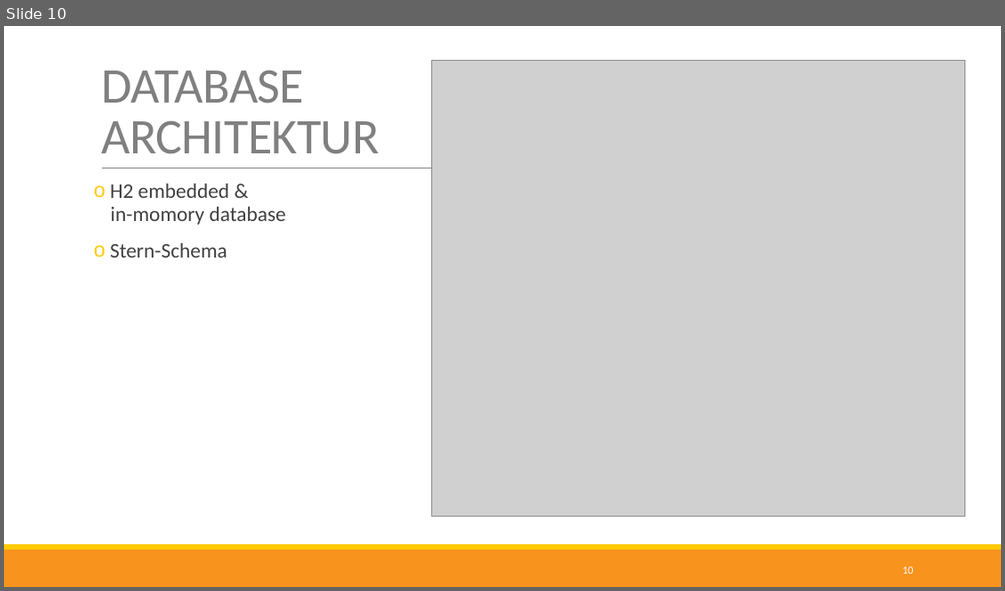
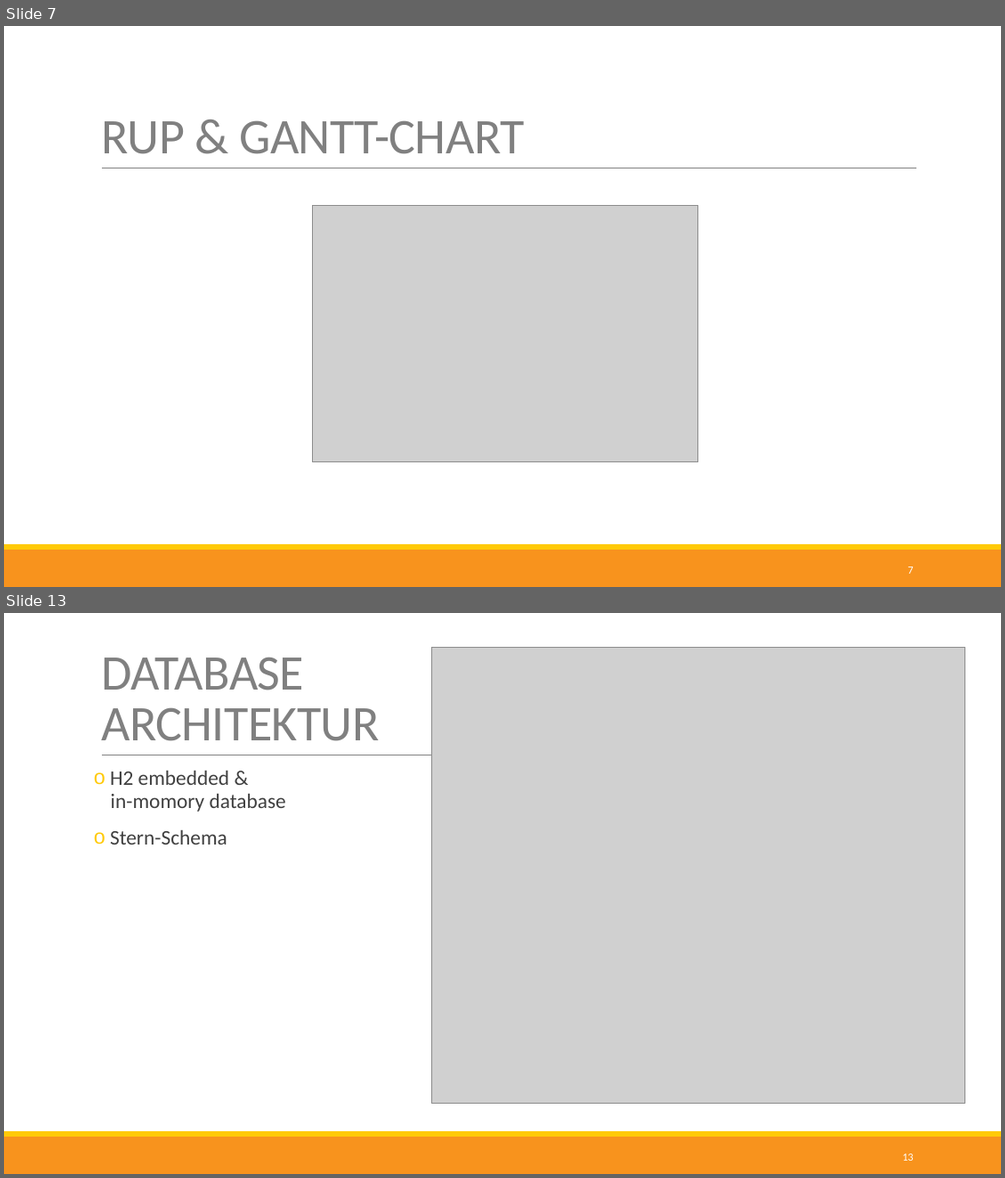
Before and after one commit to nappydevelopment/Nappy-the-ingenious-docs, a slide deck: Midterm-PPP.pptx. Shown one above the other, each under a label of ours: slide 10 before the commit, slides 7 and 13 after it; the slides between them are not shown. The pictures are 1005x591 and 1005x1178 pixels, drawn with LibreOffice and Linux fonts; fonts in the diff are those of the drawing; grey boxes stand for pictures. Boxes give left, top, right and bottom in pixels: in the first picture for what was removed or moved away, otherwise in the second. Text is boxed around its words. In the diff, an @@ line names an element or a change of style, - is before the commit and + after.

```diff
--- a/Midterm-PPP.pptx
+++ b/Midterm-PPP.pptx
@@ slide 7 added at bbox=[4, 26, 1001, 587], background #FFFFFF; not listed: 3 template elements that a slide beside it also shows @@
@@ title added at bbox=[101, 120, 524, 154], 48 pt, text #808080 @@
+RUP & GANTT-CHART
@@ picture added at bbox=[312, 206, 698, 462] @@
@@ page number added at bbox=[907, 566, 913, 573], 10.5 pt, text #FFFFFF @@
+7
@@ what was slide 10 is now slide 13 @@
@@ page number at bbox=[902, 1153, 913, 1160]: text changed @@
-10
+13
```
Also in this commit, not shown: 4 slides changed, 2 other slides added, 4 other files.
